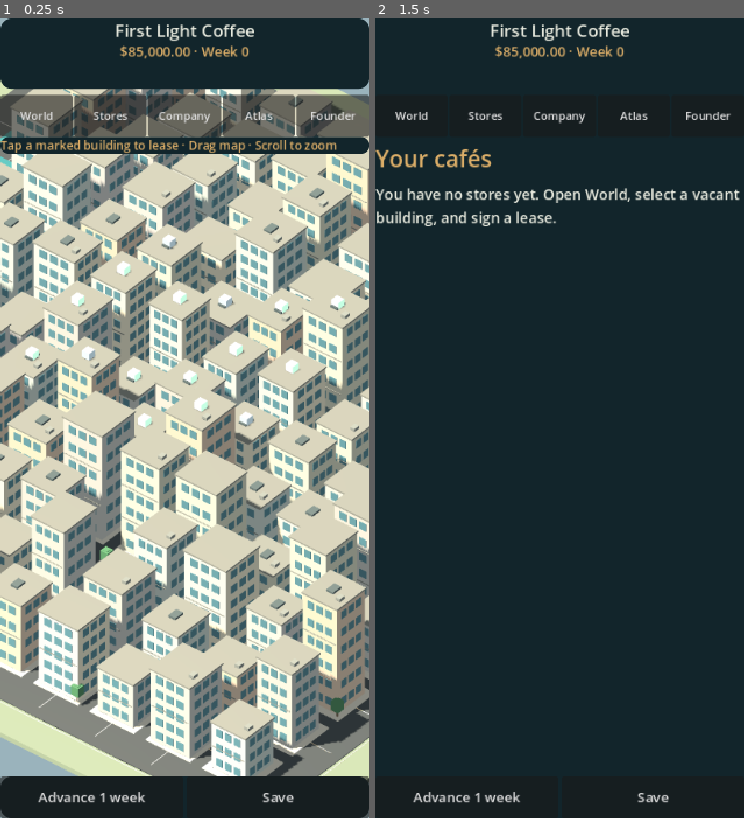
Above: before the commit, frames 1-2 (left to right).
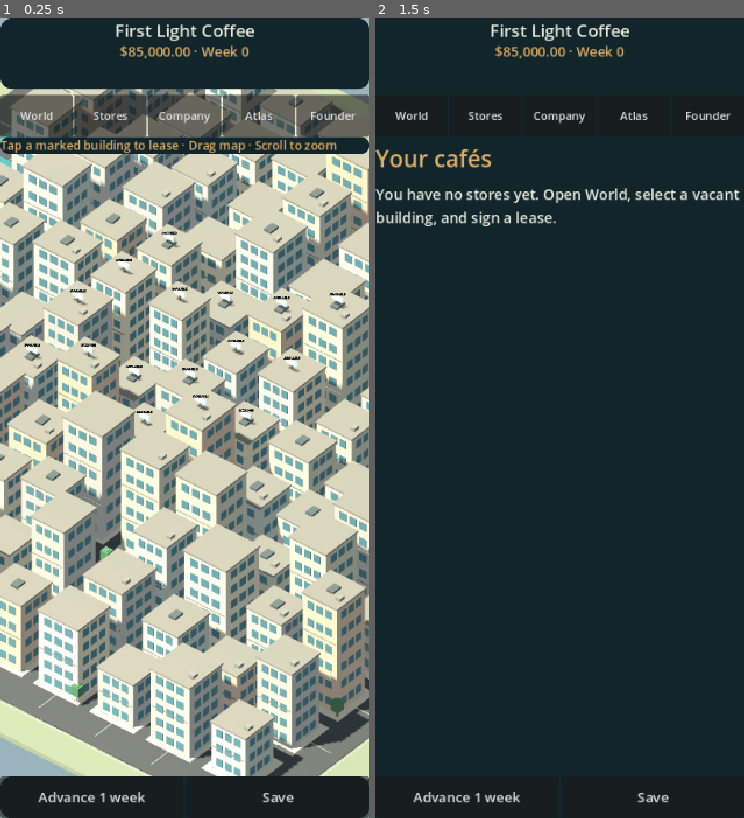
Above: after the commit, the same moments.

Repository: shepgleis-create/Global-Caf-Empire
Game: Godot game, scene res://scenes/Main.tscn
The game is run twice, just before and just after one commit, with the same random seed, the same clock (stepped at 60 frames per second) and the same inputs.
Inputs:
- Up to frame 1 (0.25 s): no input
- Up to frame 2 (1.5 s): click "World" at 0.5 s; click "Stores" at 1.25 s

The runs differ from the first frame. In frame 1, 0.9% of the frame differs, in the area x 6-95%, y 26-52%; in frame 2, nothing differs.

Commit message:
Replace raw 3D parcel cubes with readable property signs and visible owned-café awnings

Diff:
--- a/scripts/CityWorld3D.gd
+++ b/scripts/CityWorld3D.gd
@@ -247,7 +247,22 @@
   var status:String=lot["status"]
   var color=Color("a8dac3") if status=="vacant" else (Color("e3b771") if status=="leased" else Color("80929b"))
   var indicator:=material("pin"+status,color,0.12,true)
-  box(world,at+Vector3(0,h+0.92,0),Vector3(1.5,1.5,1.5),indicator)
+  # A recognizable original illuminated property sign, not a bare debug cube.
+  box(world,at+Vector3(0,h+0.85,0),Vector3(0.15,1.75,0.15),dark)
+  box(world,at+Vector3(0,h+1.85,0),Vector3(2.0,0.85,0.30),indicator)
+  var label=Label3D.new()
+  label.text="AVAILABLE" if status=="vacant" else ("YOUR CAFÉ" if status=="leased" else "OCCUPIED")
+  label.font_size=40
+  label.pixel_size=0.012
+  label.billboard=BaseMaterial3D.BILLBOARD_ENABLED
+  label.modulate=Color("132b31")
+  label.position=at+Vector3(0,h+2.7,0)
+  world.add_child(label)
+  if status=="leased":
+   # Store ownership is visible in the physical streetscape.
+   var branding=material("owned_awning",Color("bb8743"),0.05)
+   box(world,at+Vector3(0,2.54,d/2+0.42),Vector3(w*0.77,0.22,0.83),branding)
+   box(world,at+Vector3(0,2.29,d/2+0.80),Vector3(w*0.56,0.32,0.09),branding)
   flags[lot["id"]]=Vector3(at.x,0,at.z)
 
 func add_tree(at:Vector3)->void:
